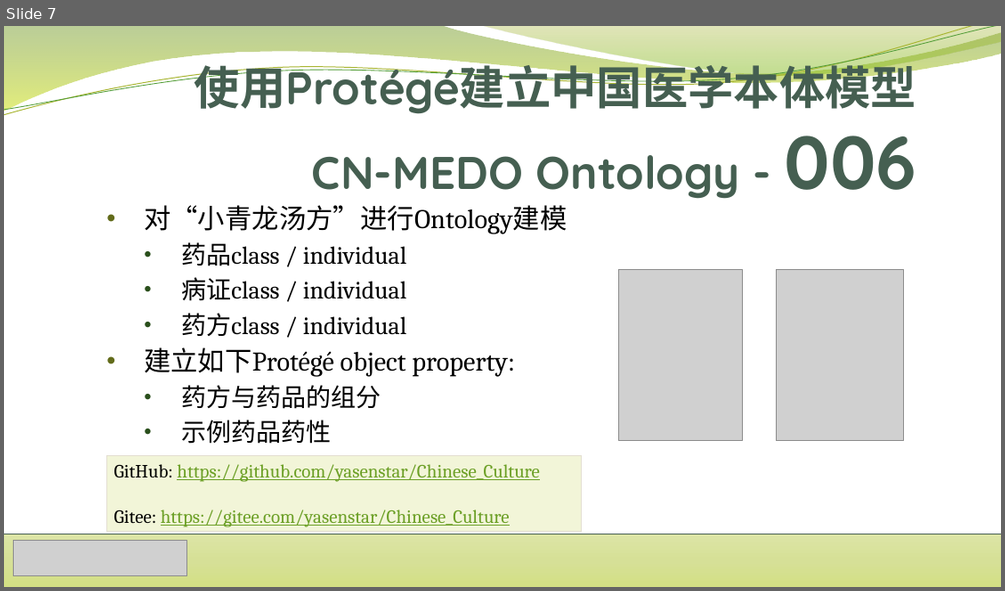
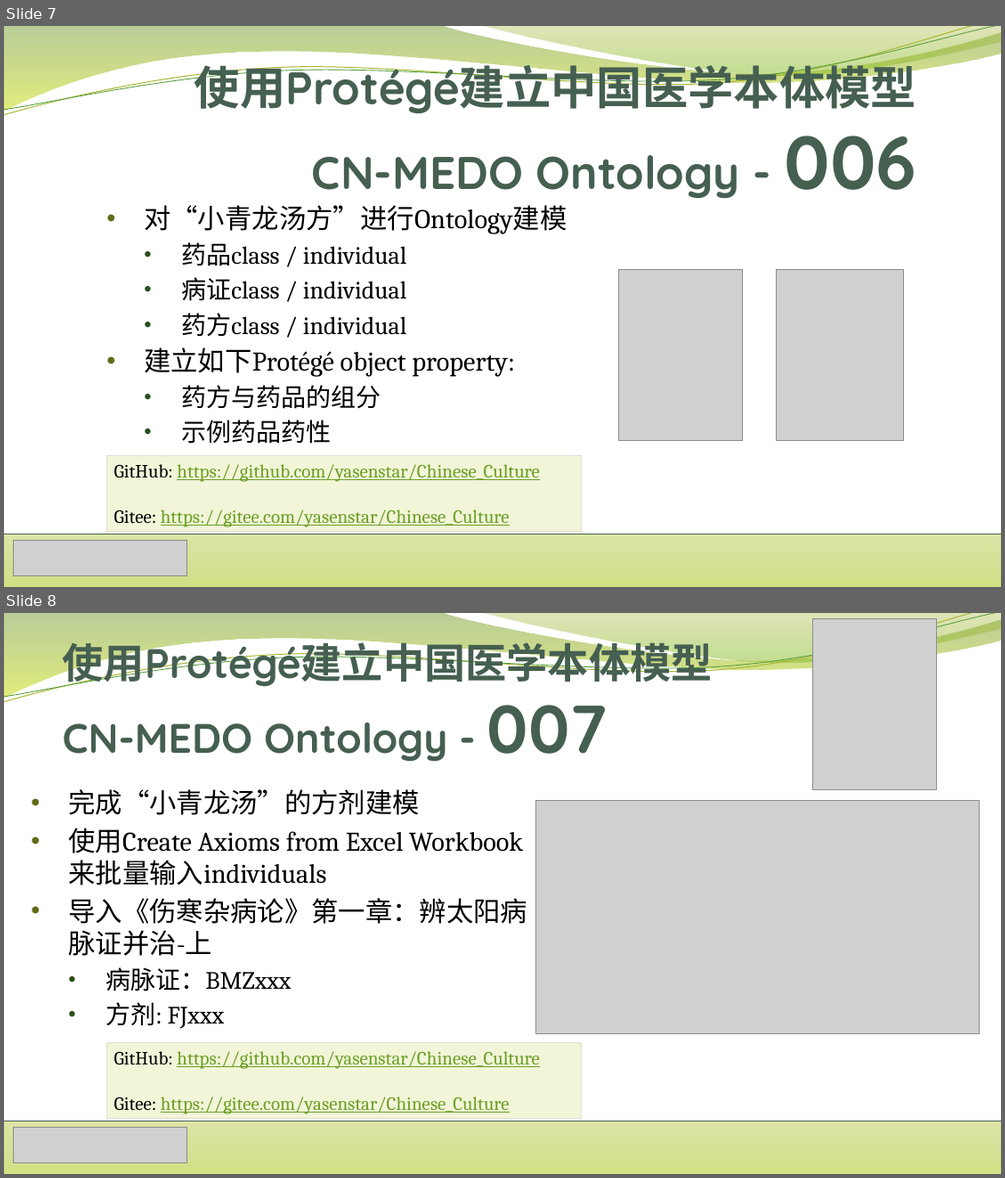
Before and after one commit to yasenstar/Chinese_Culture, a slide deck: 使用Protégé建立中国传统医学本体模型.pptx. Shown one above the other, each under a label of ours: slide 7 before the commit, slides 7 and 8 after it. The pictures are 1005x591 and 1005x1178 pixels, drawn with LibreOffice and Linux fonts; fonts in the diff are those of the drawing; grey boxes stand for pictures. Boxes give left, top, right and bottom in pixels: in the first picture for what was removed or moved away, otherwise in the second. Text is boxed around its words. In the diff, an @@ line names an element or a change of style, - is before the commit and + after.

```diff
--- a/使用Protégé建立中国传统医学本体模型.pptx
+++ b/使用Protégé建立中国传统医学本体模型.pptx
@@ slide 8 added at box(4, 613, 1001, 1174), background #FFFFFF; not listed: 6 template elements that a slide beside it also shows @@
@@ title added at box(63, 636, 712, 762), 39.6 pt, text #455F51, bold @@
+使用Protégé建立中国医学本体模型
+CN-MEDO Ontology - 007
@@ picture added at box(813, 619, 937, 790) @@
@@ text added at box(68, 789, 527, 1029), 26 pt, text #000000 @@
+• 完成“小青龙汤”的方剂建模
+• 使用Create Axioms from Excel Workbook来批量输入individuals
+• 导入《伤寒杂病论》第一章：辨太阳病脉证并治-上
+  • 病脉证：BMZxxx
+  • 方剂: FJxxx
@@ picture added at box(536, 800, 979, 1034) @@
@@ rectangle added at box(106, 1043, 581, 1119), fill #F2F5D8, outline #E3DED1 0.75 pt, 18 pt, text #6B9F25, underline @@
+GitHub: https://github.com/yasenstar/Chinese_Culture
+Gitee: https://gitee.com/yasenstar/Chinese_Culture
@@ picture added at box(14, 1127, 187, 1163) @@
```
Also in this commit, not shown: 18 other files.
